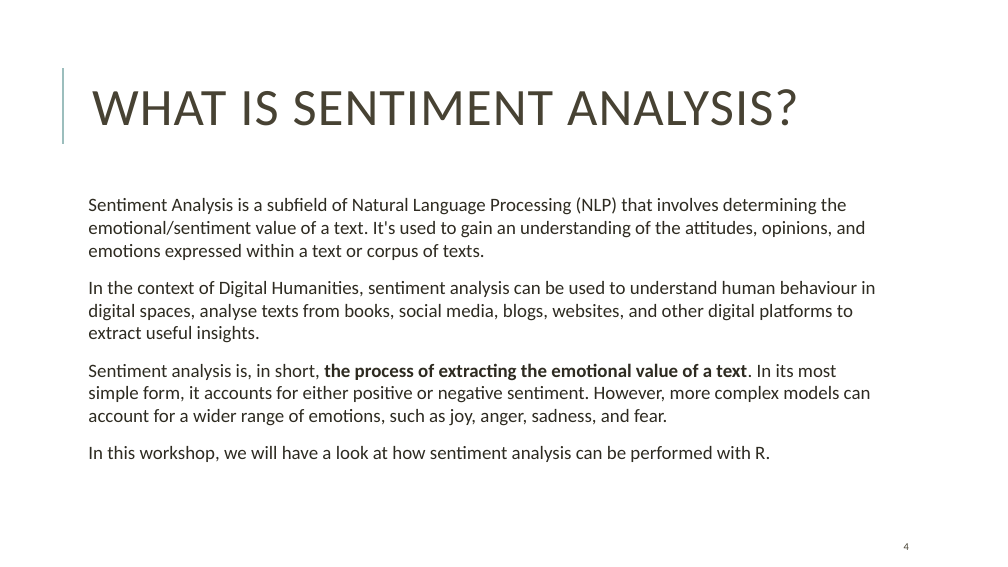
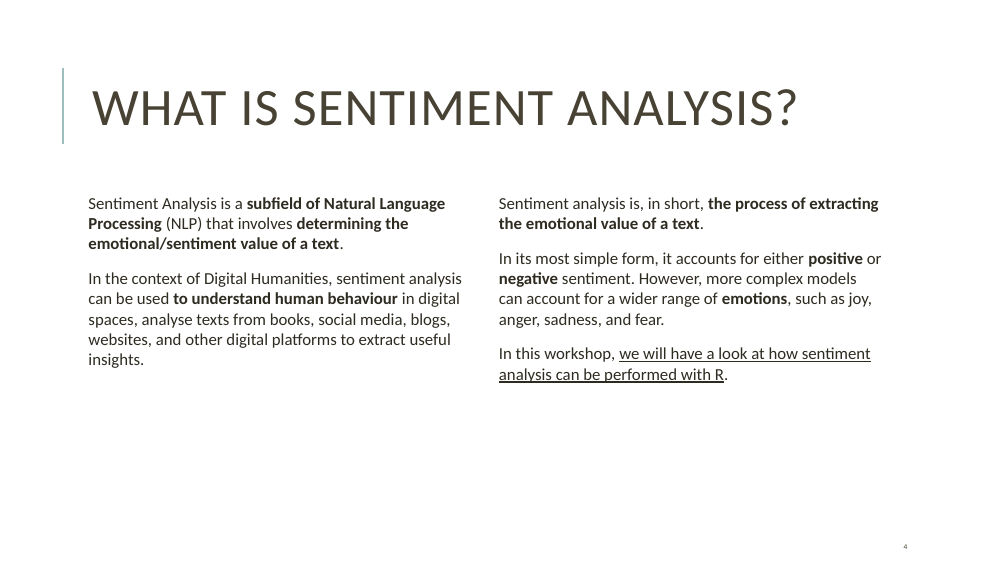
Before and after one commit to giuliagrisot/Sentiment_Analysis_CDH_Data_School_2024, a slide deck: slide 3 of SA.pptx. Drawn at 1008x567 pixels with LibreOffice and Linux fonts; fonts in the diff are those of the drawing. Boxes give left, top, right and bottom in pixels: in the first picture for what was removed or moved away, otherwise in the second. Text is boxed around its words. In the diff, an @@ line names an element or a change of style, - is before the commit and + after.

Commit message:
ppt

```diff
--- a/SA.pptx
+++ b/SA.pptx
@@ text at (88,197,446,250): text changed; size 18 to 16 pt; bold on @@
-Sentiment Analysis is a subfield of Natural Language Processing (NLP) that involves determining the emotional/sentiment value of a text. It's used to gain an understanding of the attitudes, opinions, and emotions expressed within a text or corpus of texts.
+Sentiment Analysis is a subfield of Natural Language Processing (NLP) that involves determining the emotional/sentiment value of a text.
@@ text added at (499,197,882,383), 16 pt, text #2E2B21 @@
+Sentiment analysis is, in short, the process of extracting the emotional value of a text.
+In its most simple form, it accounts for either positive or negative sentiment. However, more complex models can account for a wider range of emotions, such as joy, anger, sadness, and fear.
+In this workshop, we will have a look at how sentiment analysis can be performed with R.
@@ text at (88,272,462,368): size 18 to 16 pt in "In the context of Digital Humanities, sentiment ..."; bold on in "to understand human behaviour" @@
@@ text at (88,363,871,462): paragraphs removed @@
-Sentiment analysis is, in short, the process of extracting the emotional value of a text. In its most simple form, it accounts for either positive or negative sentiment. However, more complex models can account for a wider range of emotions, such as joy, anger, sadness, and fear.
-In this workshop, we will have a look at how sentiment analysis can be performed with R.
@@ page number at (904,544,908,549): size 10 to 7 pt @@
```
Also in this commit, not shown: 9 other slides changed, 3 slides added, 6 slides removed.
